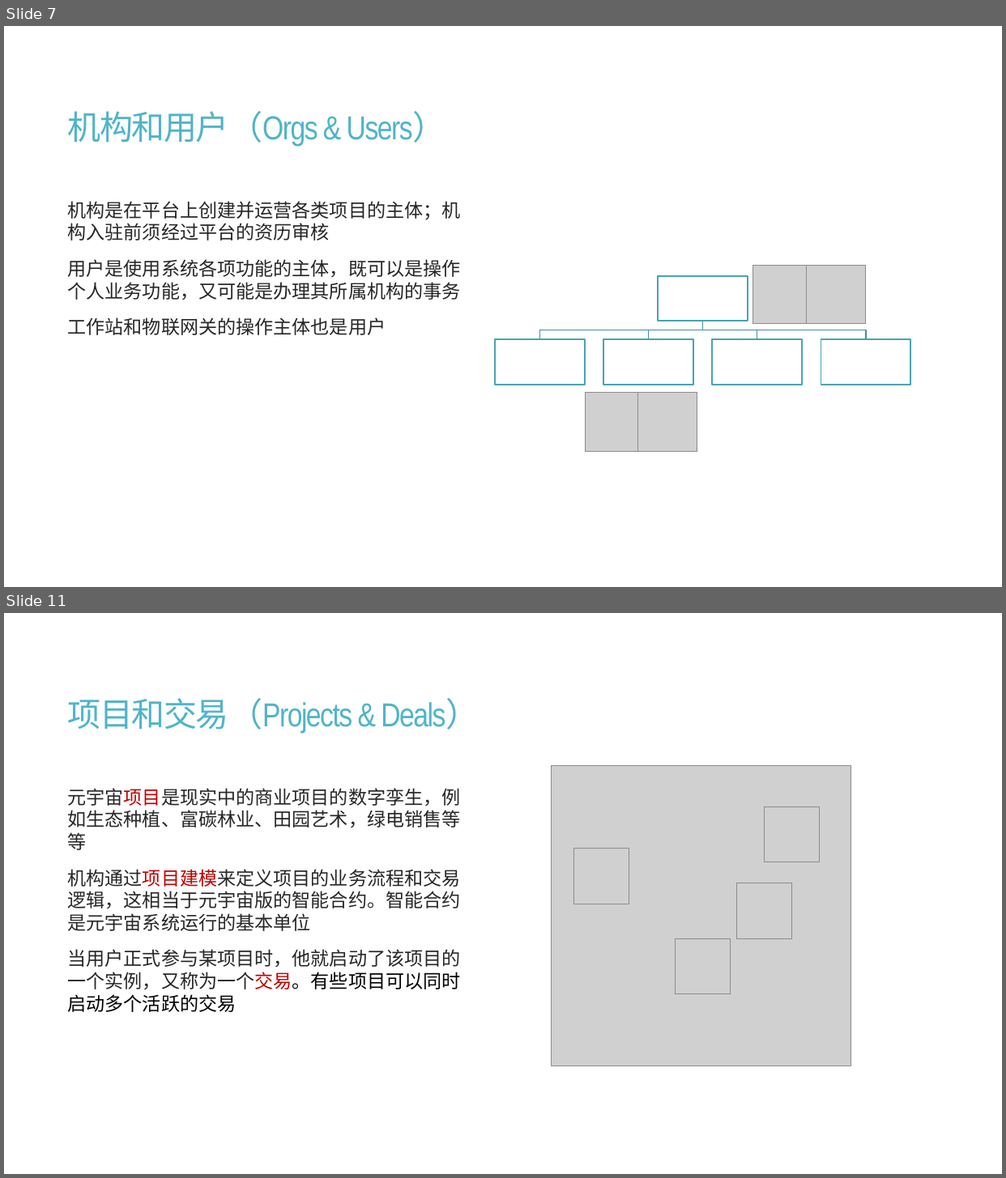
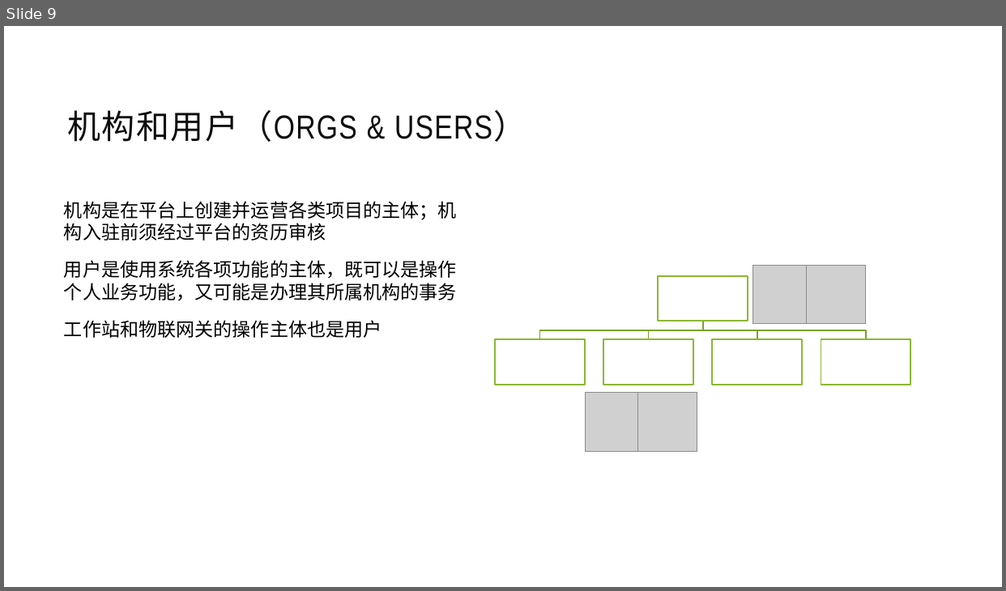
Before and after one commit to jzgi/chainfx, a slide deck: Docs/品链框架.pptx. Shown one above the other, each under a label of ours: slides 7 and 11 before the commit, slide 9 after it; the slides between them are not shown. The pictures are 1006x1178 and 1006x591 pixels, drawn with LibreOffice and Linux fonts; fonts in the diff are those of the drawing; grey boxes stand for pictures. Boxes give left, top, right and bottom in pixels: in the first picture for what was removed or moved away, otherwise in the second. Text is boxed around its words. In the diff, an @@ line names an element or a change of style, - is before the commit and + after.

```diff
--- a/Docs/品链框架.pptx
+++ b/Docs/品链框架.pptx
@@ slide 11 removed at (x1=4, y1=613, x2=1002, y2=1174), background #FFFFFF @@
@@ title removed at (x1=68, y1=698, x2=479, y2=734) @@
-项目和交易（Projects & Deals）
@@ picture removed at (x1=552, y1=766, x2=851, y2=1066) @@
@@ text removed at (x1=68, y1=788, x2=461, y2=1012) @@
-元宇宙项目是现实中的商业项目的数字孪生，例如生态种植、富碳林业、田园艺术，绿电销售等等
-机构通过项目建模来定义项目的业务流程和交易逻辑，这相当于元宇宙版的智能合约。智能合约是元宇宙系统运行的基本单位
-当用户正式参与某项目时，他就启动了该项目的一个实例，又称为一个交易。有些项目可以同时启动多个活跃的交易
@@ picture removed at (x1=765, y1=807, x2=820, y2=863) @@
@@ picture removed at (x1=573, y1=849, x2=629, y2=905) @@
@@ picture removed at (x1=737, y1=884, x2=792, y2=939) @@
@@ picture removed at (x1=675, y1=939, x2=731, y2=994) @@
@@ what was slide 7 is now slide 9 @@
@@ slide 9 changed as well @@
@@ title at (x1=68, y1=110, x2=527, y2=142): text changed; text colour #50B4C8 to #0D0D0D @@
-机构和用户（Orgs & Users）
+机构和用户（ORGS & USERS）
@@ text "机构是在平台上创建并运营各类项目的主体；机构入驻前须经过平台的资历审核" at (x1=64, y1=201, x2=457, y2=338): text colour #262626 to #000000; more space between paragraphs @@
@@ outline #4090A0 1 pt to #7BA32D 1.25 pt in 4 elements at (x1=703, y1=321, x2=867, y2=339), (x1=703, y1=321, x2=758, y2=339), (x1=649, y1=321, x2=703, y2=339), (x1=540, y1=321, x2=703, y2=339) @@
@@ outline #49A3B6 1.5 pt to #8BB833 1.5 pt in 5 elements at (x1=658, y1=276, x2=748, y2=321), (x1=495, y1=339, x2=585, y2=385), (x1=603, y1=339, x2=693, y2=385), (x1=712, y1=339, x2=802, y2=385), (x1=821, y1=339, x2=911, y2=385) @@
```
Also in this commit, not shown: 15 other slides changed, 2 slides added, 19 other slides removed, 17 other files.
